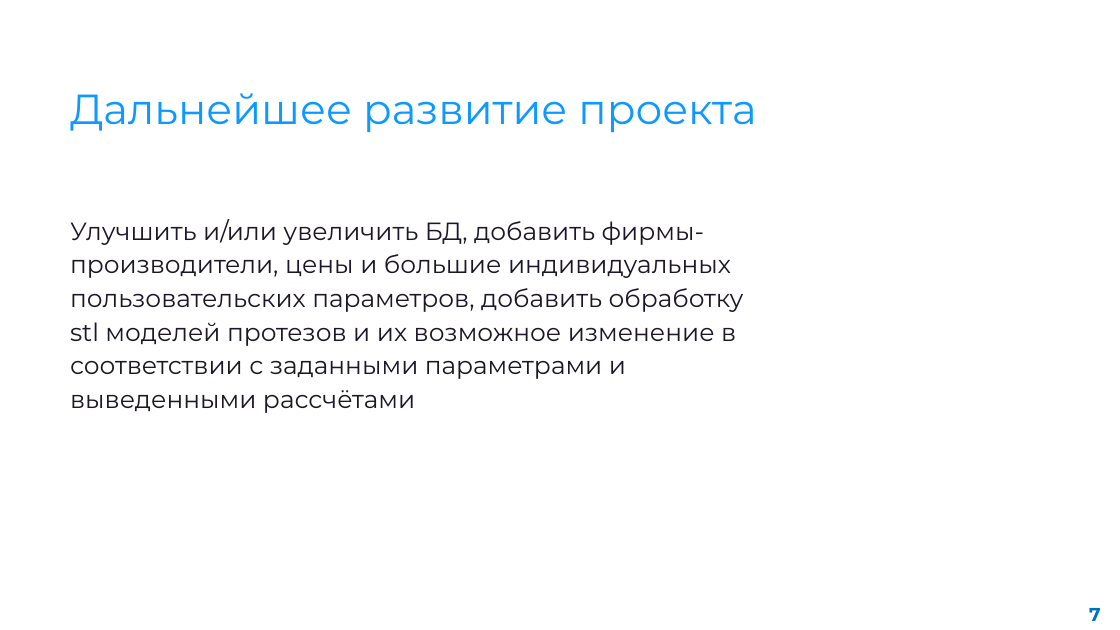
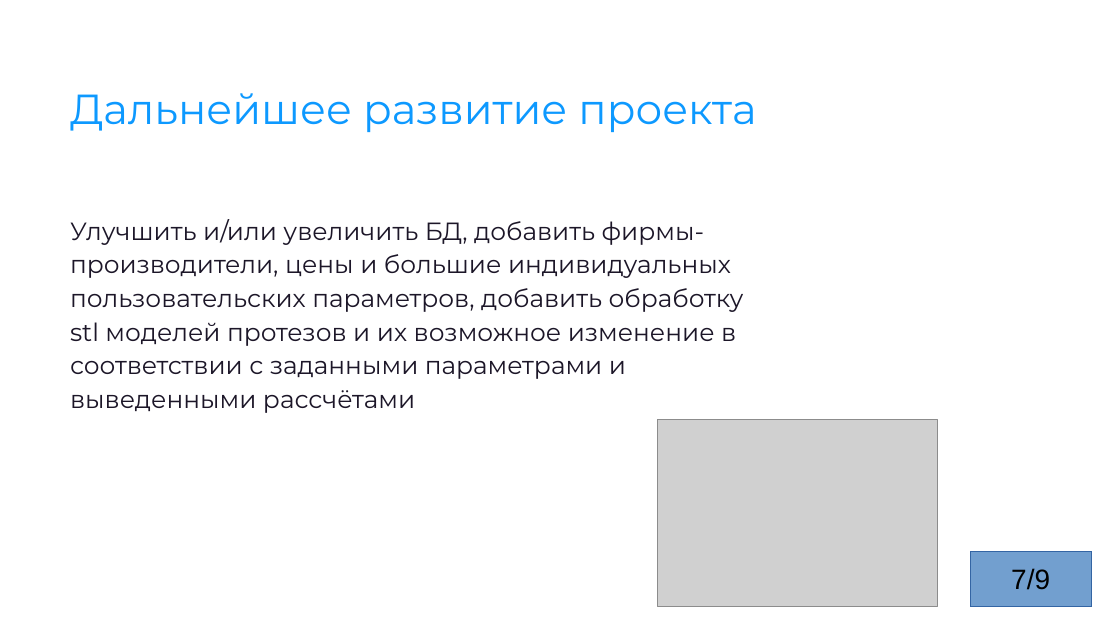
Before and after one commit to alexandr2081/Prosthetic-Calculator, a slide deck: slide 7 of Очень важные вещи/Итоговая презентация (Калькулятор протезов).pptx. Drawn at 1120x630 pixels with LibreOffice and Linux fonts; fonts in the diff are those of the drawing; grey boxes stand for pictures. Boxes give left, top, right and bottom in pixels: in the first picture for what was removed or moved away, otherwise in the second. Text is boxed around its words. In the diff, an @@ line names an element or a change of style, - is before the commit and + after.

```diff
--- a/Очень важные вещи/Итоговая презентация (Калькулятор протезов).pptx
+++ b/Очень важные вещи/Итоговая презентация (Калькулятор протезов).pptx
@@ picture added at (657, 419, 937, 606) @@
@@ rectangle added at (970, 551, 1091, 606), fill #729FCF, outline #3465A4 0 pt, 36 pt, text #000000 @@
+7/9
@@ text removed at (1089, 608, 1101, 621) @@
-7
```
Also in this commit, not shown: 7 other slides changed, 1 slide added, 1 slide removed.
